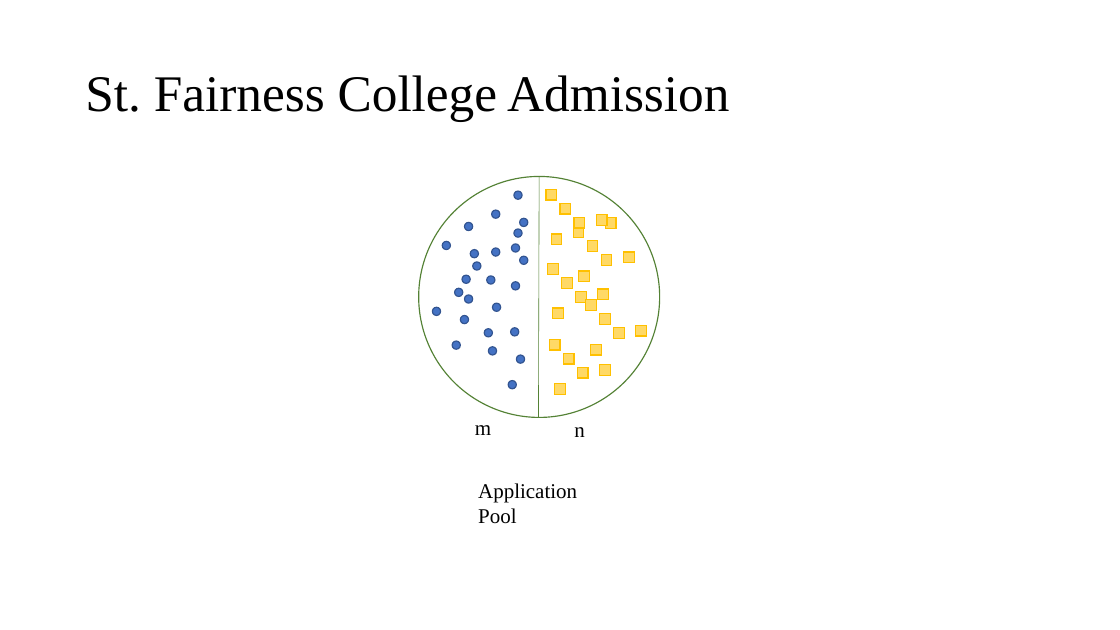
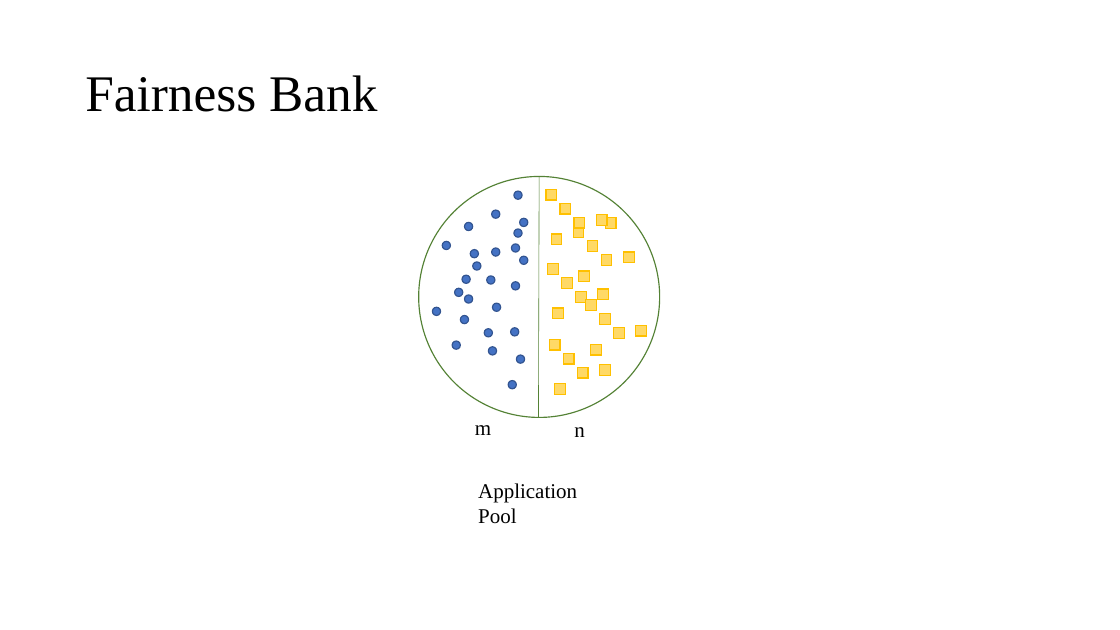
Before and after one commit to Amirosimani/Machine_Learning_Pratt, a slide deck: slide 6 of course slides/week_02.pptx. Drawn at 1120x630 pixels with LibreOffice and Linux fonts; fonts in the diff are those of the drawing. Boxes give left, top, right and bottom in pixels: in the first picture for what was removed or moved away, otherwise in the second. Text is boxed around its words. In the diff, an @@ line names an element or a change of style, - is before the commit and + after.

```diff
--- a/course slides/week_02.pptx
+++ b/course slides/week_02.pptx
@@ title at (x1=85, y1=75, x2=377, y2=112): text changed @@
-St. Fairness College Admission
+Fairness Bank
```
Also in this commit, not shown: 1 other slide changed, 1 slide added.
